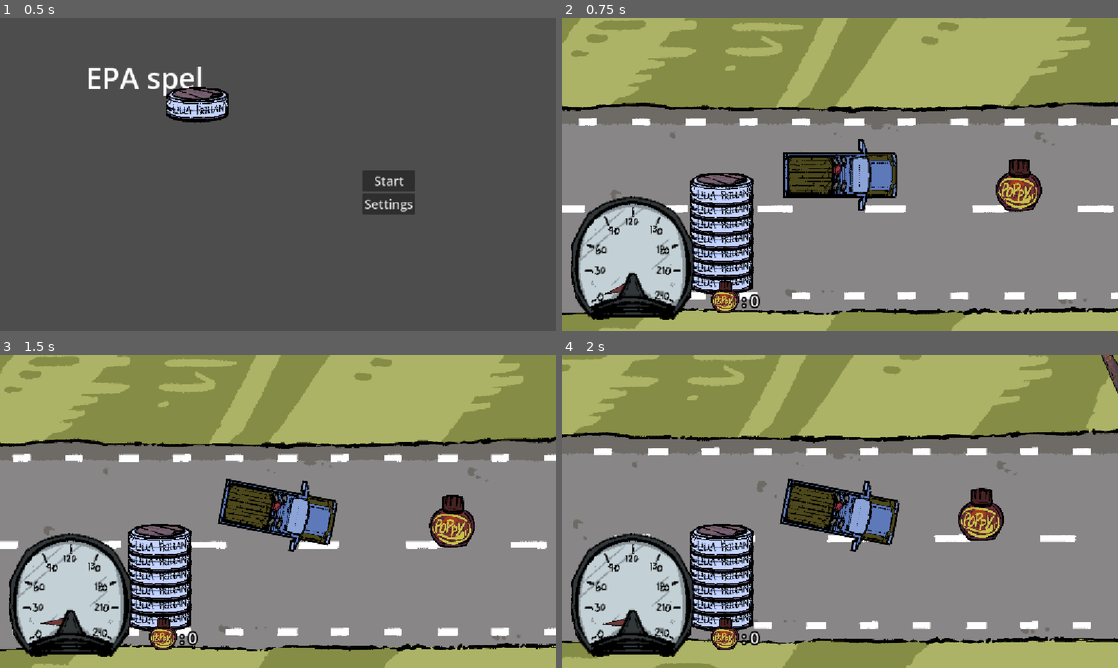
Above: before the commit, frames 1-4 (two rows, left to right).
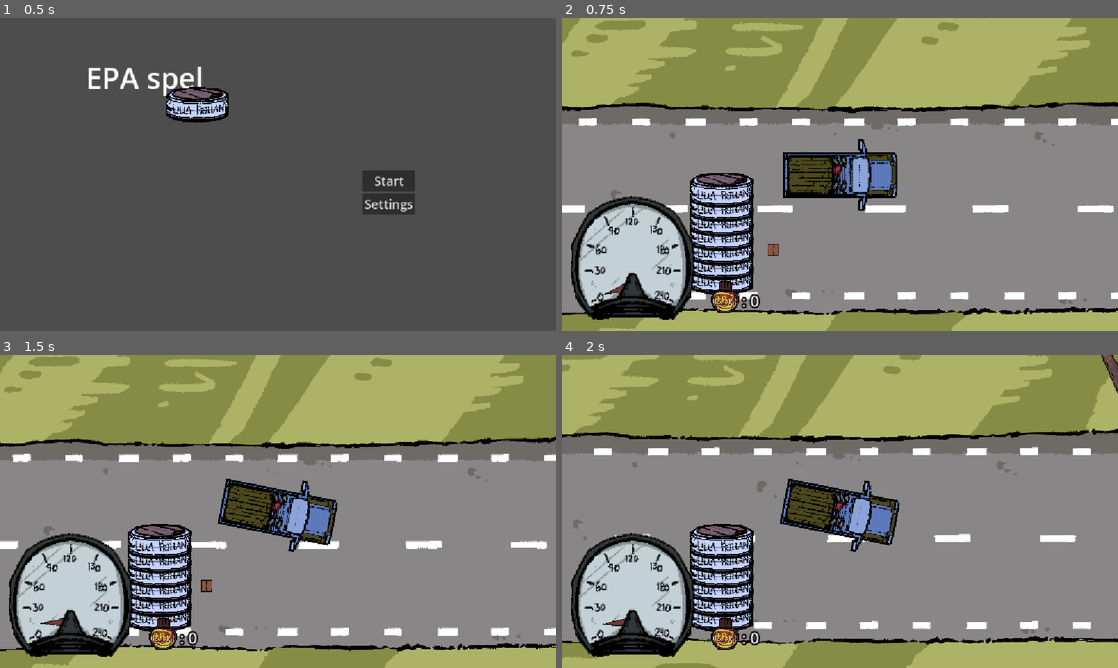
Above: after the commit, the same moments.

Repository: midenfors/project-epa
Game: Godot game, scene res://Scenes/UI/main_menu.tscn
Two runs of this game, one before a commit and one after it. Both use one fixed random seed, a clock stepped at 60 frames per second and the inputs below. The engine's default icon, where the game draws it, is replaced by a stand-in: a white triangle on a blue panel in a dark square.
Inputs:
- Up to frame 1 (0.5 s): no input
- Up to frame 2 (0.75 s): click "Start" at 0.5 s
- Up to frame 3 (1.5 s): tap Enter at 1.25 s; hold S (Turn Right) from 1.28 s (still down); tap Space (Boost) at 1.35 s
- Up to frame 4 (2 s): keep holding S (Turn Right)

Frame 1 is identical in both runs. In frame 2, 1.1% of the frame differs, in the area x 37-87%, y 45-76%; in frame 3, 1.1%, in the area x 36-86%, y 44-76%; in frame 4, 1.0%.

Commit message:
added spawn code for poppy and obsticles

Diff:
--- a/Scenes/road.tscn
+++ b/Scenes/road.tscn
@@ -3,16 +3,10 @@
 [ext_resource type="Texture2D" uid="uid://dggjygmr5n17p" path="res://Assets/Art/Background1.png" id="1_b51y2"]
 [ext_resource type="Script" uid="uid://r42874pyqe48" path="res://Scripts/grass_area.gd" id="2_w872l"]
 [ext_resource type="PackedScene" uid="uid://cq7mavo41v6b6" path="res://Scenes/tree_trunk.tscn" id="2_wtjdh"]
-[ext_resource type="Script" uid="uid://d15rr2qji1sj8" path="res://Scripts/poppy_spawner.gd" id="4_w872l"]
+[ext_resource type="Script" uid="uid://dglgdnvibcxqn" path="res://Scripts/spawner.gd" id="5_80q1u"]
 
 [sub_resource type="RectangleShape2D" id="RectangleShape2D_w872l"]
 size = Vector2(3965, 450)
-
-[sub_resource type="Curve2D" id="Curve2D_80q1u"]
-_data = {
-"points": PackedVector2Array(0, 0, 0, 0, 570, 70, 0, 0, 0, 0, 573, -55, 0, 0, 0, 0, 723, -55, 0, 0, 0, 0, 718, 147, 0, 0, 0, 0, 917, 153, 0, 0, 0, 0, 915, 71, 0, 0, 0, 0, 1052, 65, 0, 0, 0, 0, 1048, -38, 0, 0, 0, 0, 1237, -38, 0, 0, 0, 0, 1238, 181, 0, 0, 0, 0, 1455, 186, 0, 0, 0, 0, 1453, 69, 0, 0, 0, 0, 1587, 66, 0, 0, 0, 0, 1586, -47, 0, 0, 0, 0, 1776, -54, 0, 0, 0, 0, 1778, 182, 0, 0, 0, 0, 1947, 181, 0, 0, 0, 0, 1940, 56, 0, 0, 0, 0, 2126, 71, 0, 0, 0, 0, 2121, -50, 0, 0, 0, 0, 2332, -54, 0, 0, 0, 0, 2330, 178, 0, 0, 0, 0, 2509, 166, 0, 0, 0, 0, 2491, 51, 0, 0, 0, 0, 2638, 51, 0, 0, 0, 0, 2634, -54, 0, 0, 0, 0, 2822, -56, 0, 0, 0, 0, 2820, 172, 0, 0, 0, 0, 2981, 177, 0, 0, 0, 0, 2980, 69, 0, 0, 0, 0, 3119, 65, 0, 0, 0, 0, 3119, -59, 0, 0, 0, 0, 3277, -58, 0, 0, 0, 0, 3278, 183, 0, 0, 0, 0, 3450, 187, 0, 0, 0, 0, 3450, 58, 0, 0, 0, 0, 3610, 67, 0, 0, 0, 0, 3608, -58, 0, 0, 0, 0, 3796, -59, 0, 0, 0, 0, 3785, 172, 0, 0, 0, 0, 3877, 172, 0, 0, 0, 0, 3871, 70, 0, 0, 0, 0, 3958, 76)
-}
-point_count = 43
 
 [node name="Road" type="Node2D" unique_id=1390165455]
 z_index = -1
@@ -35,9 +29,6 @@
 shape = SubResource("RectangleShape2D_w872l")
 
 [node name="Obstacles" type="Node" parent="." unique_id=1533878863]
-
-[node name="Obstacle" parent="Obstacles" unique_id=372518061 instance=ExtResource("2_wtjdh")]
-position = Vector2(1117, 65)
 
 [node name="Obstacle6" parent="Obstacles" unique_id=1168195045 instance=ExtResource("2_wtjdh")]
 position = Vector2(1087, 345)
@@ -65,13 +56,8 @@
 [node name="End" type="Marker2D" parent="Position" unique_id=1702662950]
 position = Vector2(3960, 0)
 
-[node name="PoppySpawner" type="Path2D" parent="." unique_id=2102083080]
-curve = SubResource("Curve2D_80q1u")
-script = ExtResource("4_w872l")
-
-[node name="PoppyPosition" type="PathFollow2D" parent="PoppySpawner" unique_id=275264777]
-position = Vector2(570, 70)
-rotation = -1.546801
+[node name="Spawner" type="Node" parent="." unique_id=1963505092]
+script = ExtResource("5_80q1u")
 
 [connection signal="body_entered" from="Background1/GrassArea" to="Background1/GrassArea" method="_on_body_entered"]
 [connection signal="body_exited" from="Background1/GrassArea" to="Background1/GrassArea" method="_on_body_exited"]
--- a/Scripts/obstacle.gd
+++ b/Scripts/obstacle.gd
@@ -2,9 +2,14 @@
 
 @export var speed_reduce = 500;
 
+var audio_manager : AudioManager
+
+func _ready() -> void:
+	audio_manager = get_node("../../../AudioManager")
+
 func _on_body_entered(body: Node2D) -> void:
 	if body.is_in_group("Player"):
-
+		audio_manager.play_sfx(audio_manager.CRASCH_EPA)
 		body.speed = clamp((body.speed - speed_reduce), 0, 10000)
 		if body.speed == 0:
 			body.speed = 20
--- /dev/null
+++ b/Scripts/spawner.gd
@@ -0,0 +1,21 @@
+extends Node
+
+var poppy_scene = load("res://Scenes/poppy.tscn")
+var obstacle_scene = load("res://Scenes/box.tscn")
+var rng = RandomNumberGenerator.new()
+var poppy_amount = 6
+var obstacle_amount = 20
+
+# Called when the node enters the scene tree for the first time.
+func _ready() -> void:
+	#poppy spawner
+	for i in range(poppy_amount):
+		var poppy = poppy_scene.instantiate()
+		poppy.position = Vector2(floor(rng.randf()*(6-3)+4) * 1080-540, rng.randf()*3960) + get_parent().position
+		add_child(poppy)
+	#obstacle spawner
+	for i in range(obstacle_amount):
+		var obstacle = obstacle_scene.instantiate()
+		obstacle.position = Vector2(floor(rng.randf()*(9-0)+1) * 1080-540, rng.randf()*3960) + get_parent().position
+		add_child(obstacle)
+	#special spawner
Not shown, added: Scripts/spawner.gd.uid
